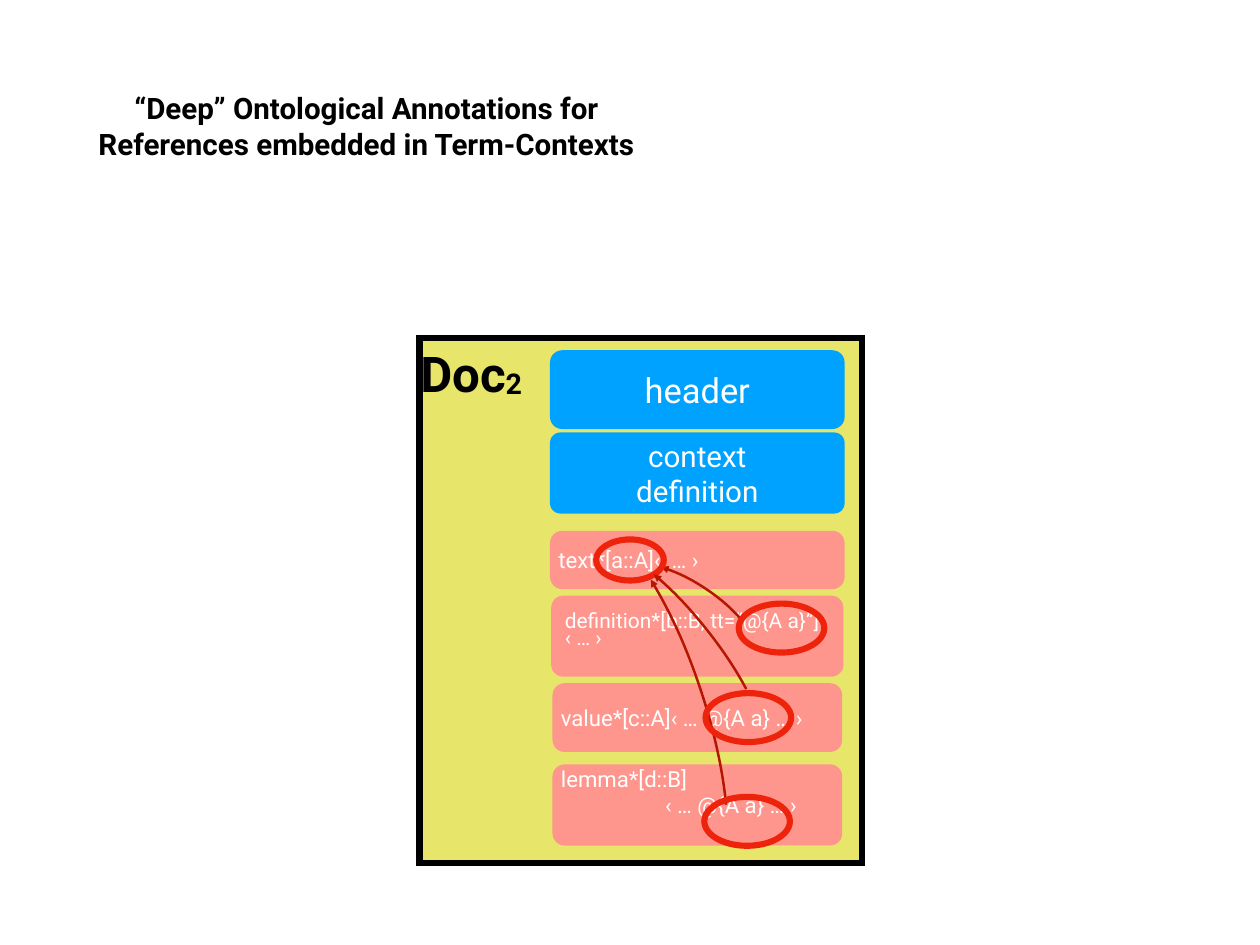
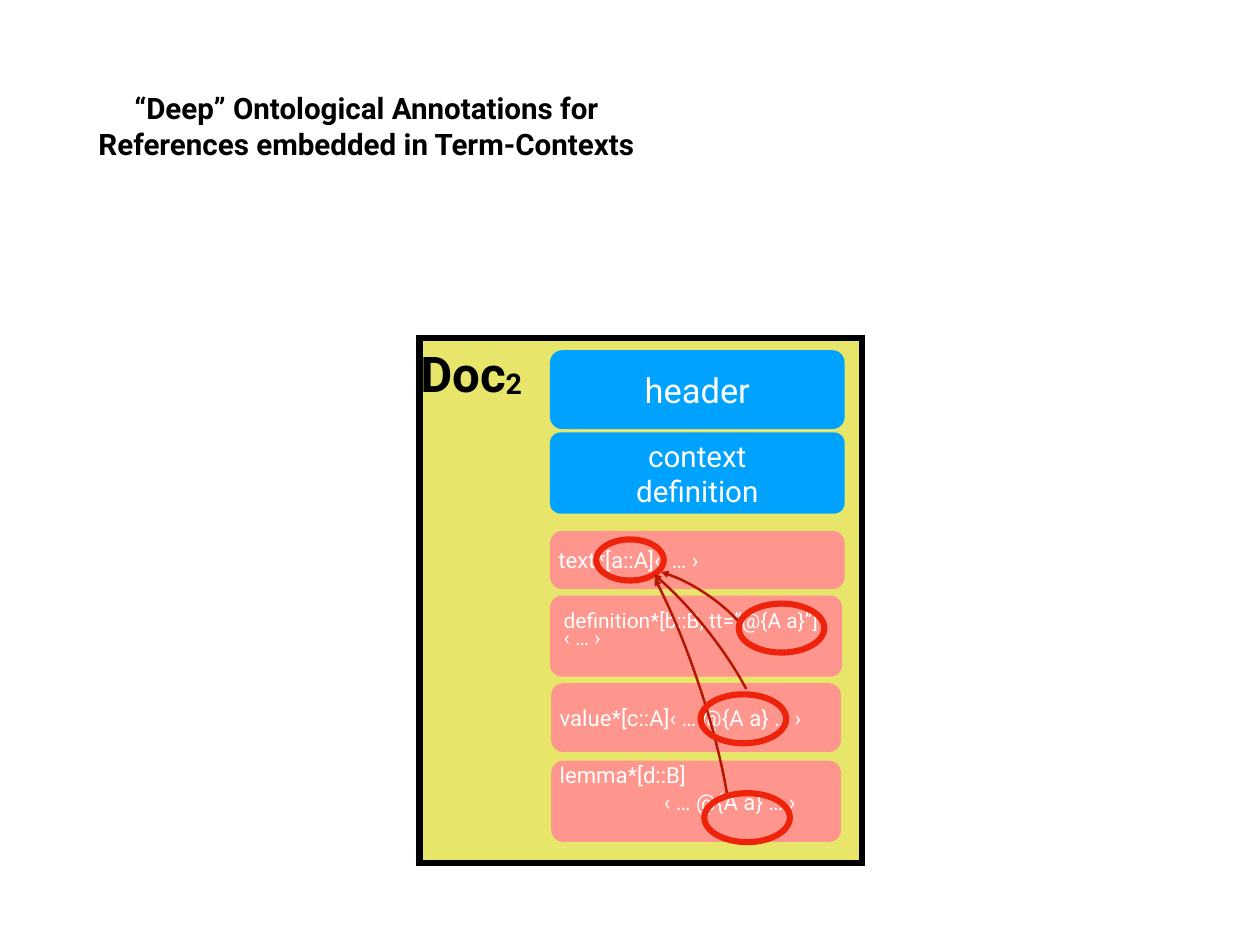
Before and after one commit to logicalhacking/Isabelle_DOF, a slide deck: slide 6 of Isabelle_DOF/document/figures/document-model.pptx. Drawn at 1260x945 pixels with LibreOffice and Linux fonts; fonts in the diff are those of the drawing. Boxes give left, top, right and bottom in pixels: in the first picture for what was removed or moved away, otherwise in the second. Text is boxed around its words. In the diff, an @@ line names an element or a change of style, - is before the commit and + after.

```diff
--- a/Isabelle_DOF/document/figures/document-model.pptx
+++ b/Isabelle_DOF/document/figures/document-model.pptx
@@ freeform shape: place and size @@
-freeform shape at box(662, 562, 744, 619)
+freeform shape at box(662, 567, 744, 623)
@@ freeform shape: place and size @@
-freeform shape at box(651, 576, 738, 805)
+freeform shape at box(655, 576, 735, 795)
@@ ellipse: place and size @@
-ellipse at box(705, 693, 791, 742)
+ellipse at box(701, 695, 787, 743)
@@ rounded rectangle "lemma*[d::B] ‹ … @{A a} ...": place and size @@
-rounded rectangle "lemma*[d::B] ‹ … @{A a} ..." at box(553, 765, 843, 846)
+rounded rectangle "lemma*[d::B] ‹ … @{A a} ..." at box(551, 761, 841, 843)
@@ ellipse: place and size @@
-ellipse at box(704, 797, 790, 845)
+ellipse at box(704, 793, 790, 842)
```
Also in this commit, not shown: 3 other slides changed, 1 other file.
